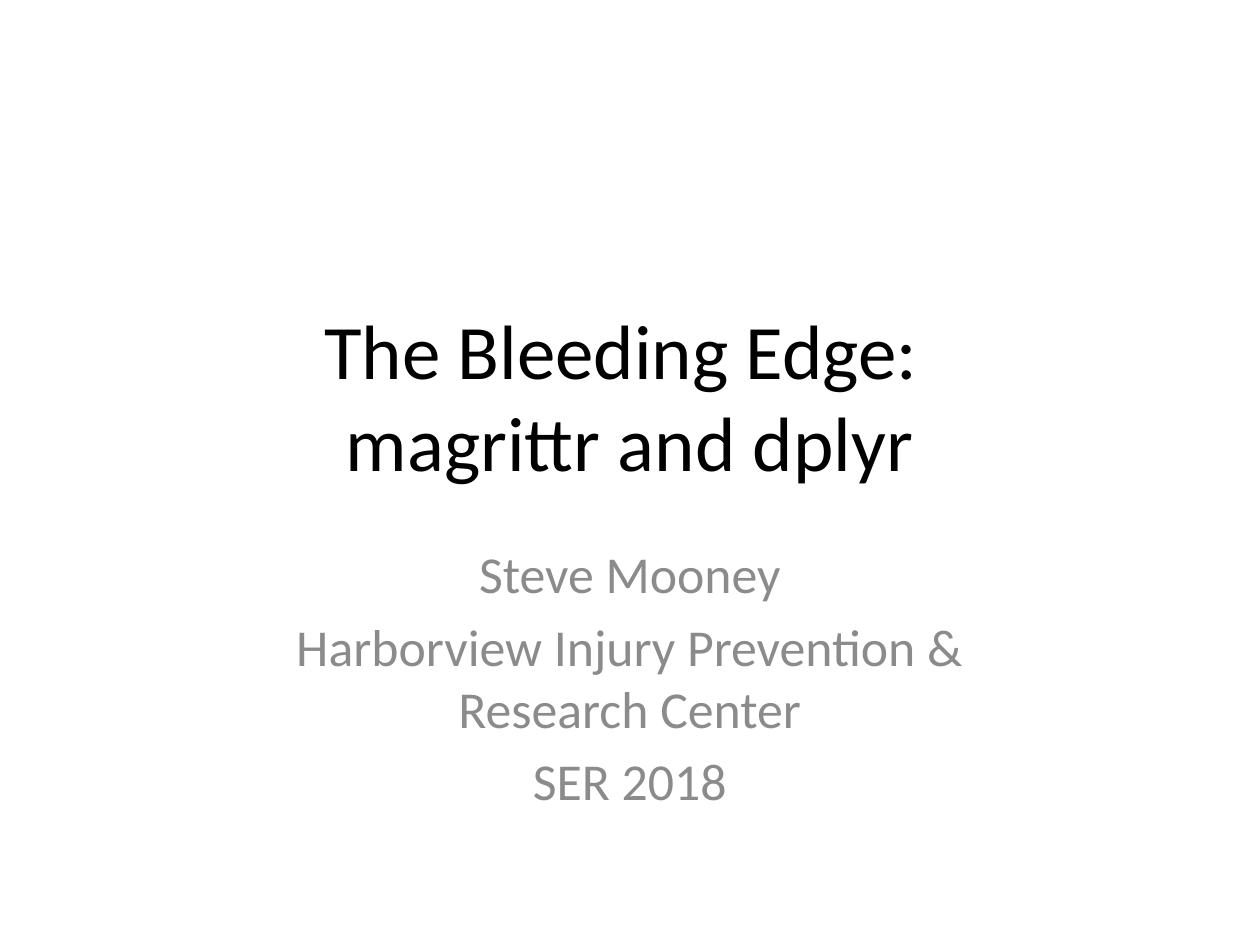
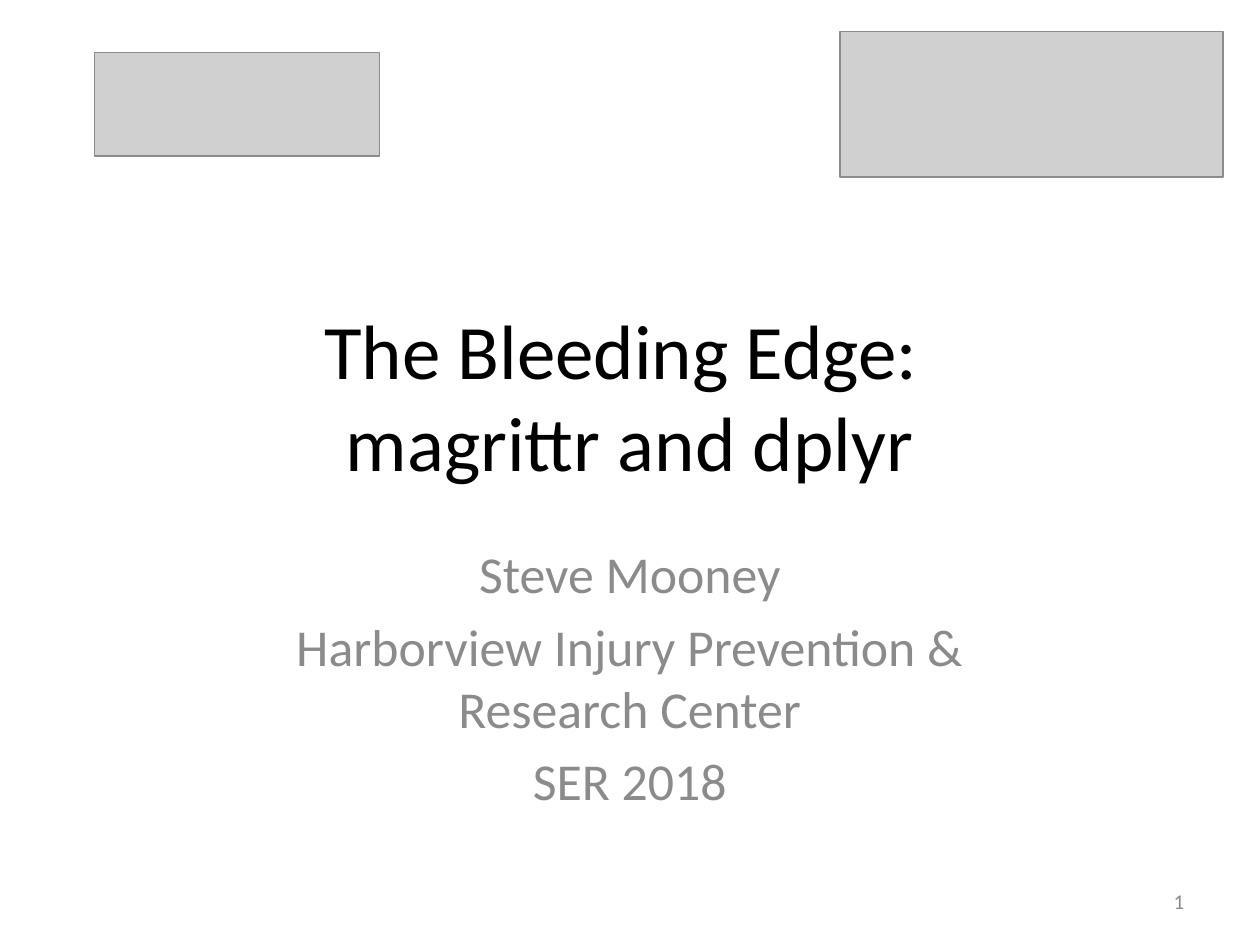
Before and after one commit to smooney27/RWorkshopSER2018, a slide deck: slide 1 of RWorkshopBonus-TheBleedingEdge.pptx. Drawn at 1260x945 pixels with LibreOffice and Linux fonts; fonts in the diff are those of the drawing; grey boxes stand for pictures. Boxes give left, top, right and bottom in pixels: in the first picture for what was removed or moved away, otherwise in the second. Text is boxed around its words. In the diff, an @@ line names an element or a change of style, - is before the commit and + after.

```diff
--- a/RWorkshopBonus-TheBleedingEdge.pptx
+++ b/RWorkshopBonus-TheBleedingEdge.pptx
@@ picture added at <box>94,53,379,156</box> @@
@@ picture added at <box>840,32,1223,178</box> @@
@@ page number added at <box>1174,895,1185,909</box>, 12 pt, text #8C8C8C @@
+1
```
Also in this commit, not shown: 12 other slides changed, 6 other files.
